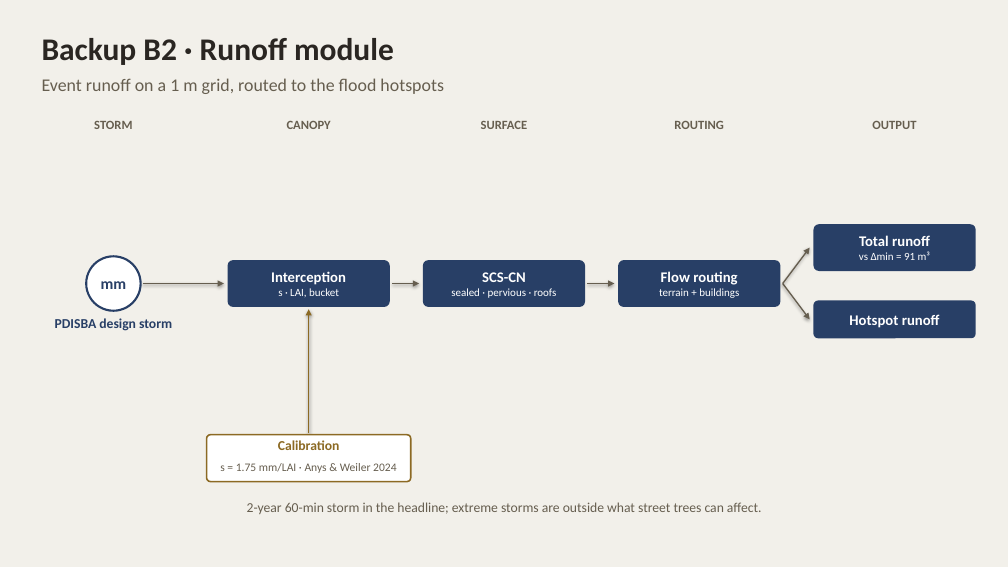
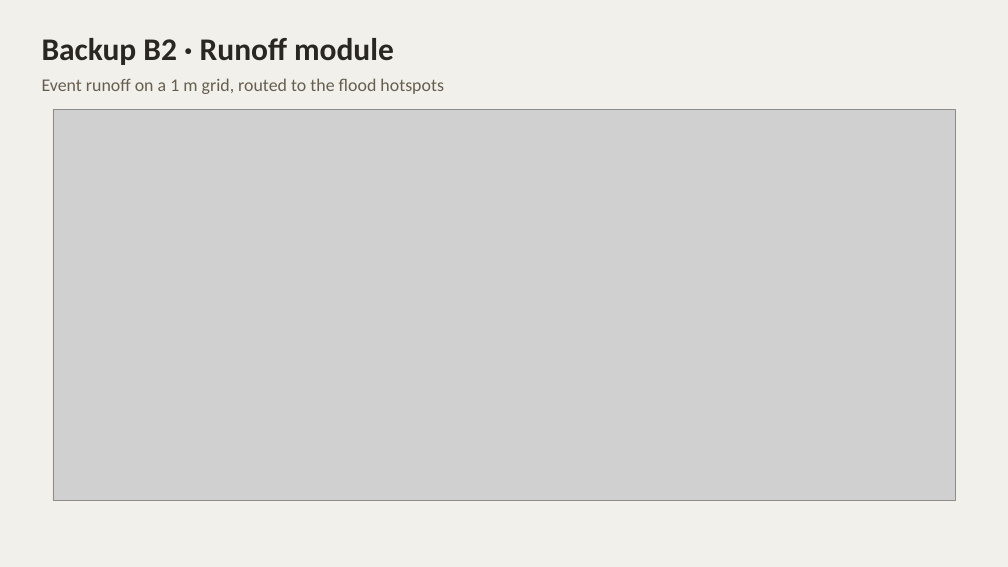
Before and after one commit to giofox96/shade-and-sponge, a slide deck: slide 21 of slides/shade_and_sponge_10nov_editable.pptx. Drawn at 1008x567 pixels with LibreOffice and Linux fonts; fonts in the diff are those of the drawing; grey boxes stand for pictures. Boxes give left, top, right and bottom in pixels: in the first picture for what was removed or moved away, otherwise in the second. Text is boxed around its words. In the diff, an @@ line names an element or a change of style, - is before the commit and + after.

```diff
--- a/slides/shade_and_sponge_10nov_editable.pptx
+++ b/slides/shade_and_sponge_10nov_editable.pptx
@@ picture added at (53, 110, 955, 501) @@
@@ text removed at (94, 121, 132, 129) @@
-STORM
@@ text removed at (287, 121, 331, 129) @@
-CANOPY
@@ text removed at (481, 121, 528, 129) @@
-SURFACE
@@ text removed at (674, 121, 724, 129) @@
-ROUTING
@@ text removed at (872, 121, 916, 129) @@
-OUTPUT
@@ rounded rectangle removed at (814, 224, 976, 271) @@
-Total runoff
-vs Δmin = 91 m³
@@ ellipse removed at (86, 256, 141, 311) @@
-mm
@@ rounded rectangle removed at (228, 260, 390, 307) @@
-Interception
-s · LAI, bucket
@@ rounded rectangle removed at (423, 260, 585, 307) @@
-SCS-CN
-sealed · pervious · roofs
@@ rounded rectangle removed at (619, 260, 781, 307) @@
-Flow routing
-terrain + buildings
@@ arrow removed from (783, 284) to (810, 247) @@
@@ arrow removed from (143, 284) to (224, 284) @@
@@ arrow removed from (392, 284) to (419, 284) @@
@@ arrow removed from (588, 284) to (615, 284) @@
@@ arrow removed from (783, 284) to (810, 319) @@
@@ text removed at (55, 318, 172, 331) @@
-PDISBA design storm
@@ arrow removed from (309, 433) to (309, 309) @@
@@ rounded rectangle removed at (814, 300, 976, 338) @@
-Hotspot runoff
@@ rounded rectangle removed at (206, 435, 411, 482) @@
@@ text removed at (220, 440, 396, 473) @@
-Calibration
-s = 1.75 mm/LAI · Anys & Weiler 2024
@@ text removed at (247, 502, 762, 514) @@
-2-year 60-min storm in the headline; extreme storms are outside what street trees can affect.
```
Also in this commit, not shown: 10 other slides changed, 15 other files.
